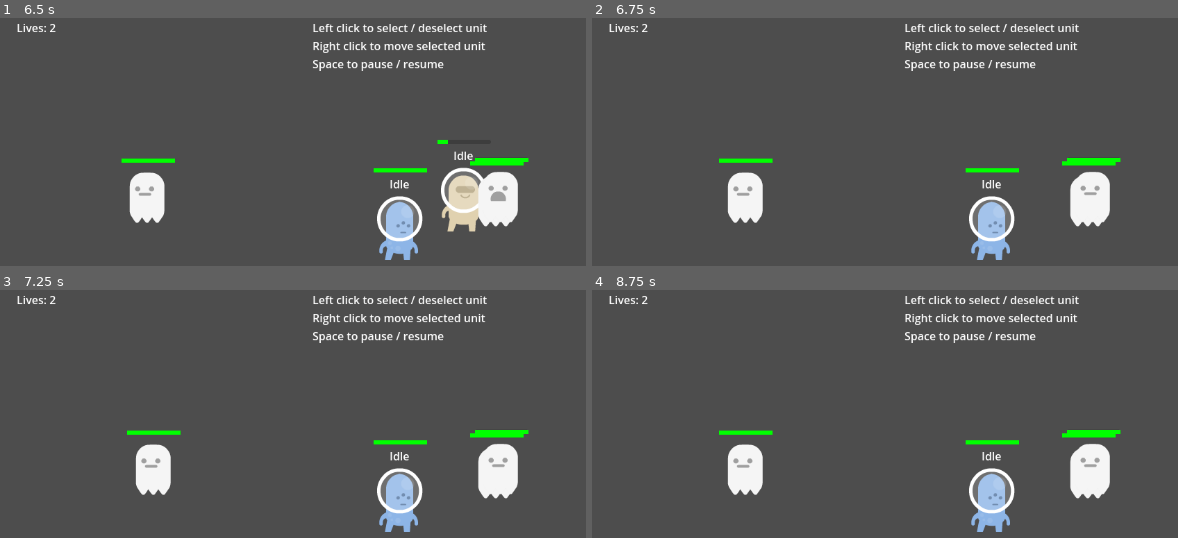
Above: before the commit, frames 1-4 (two rows, left to right).
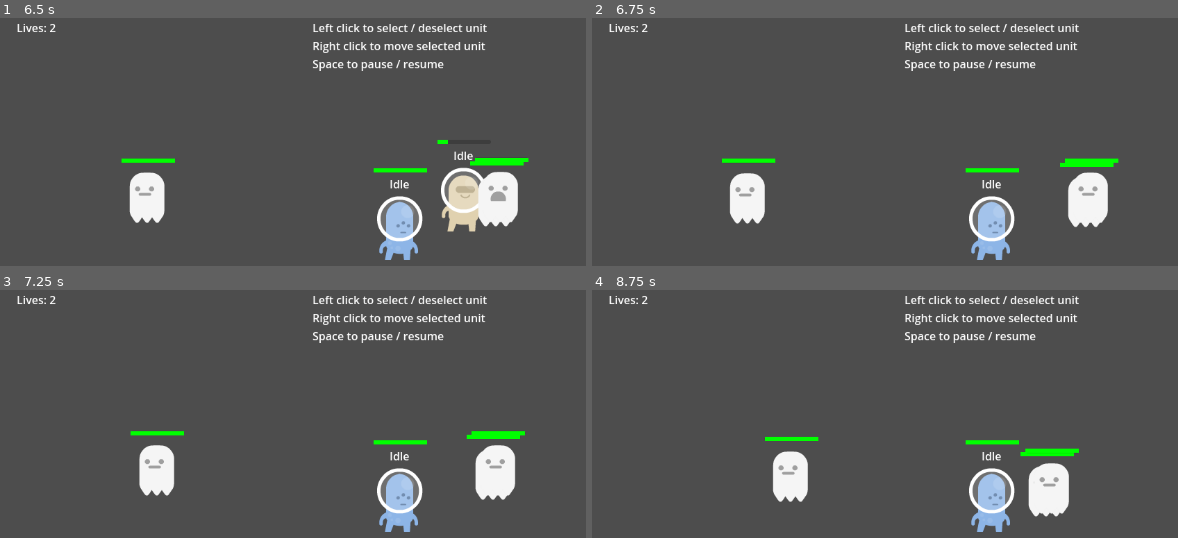
Above: after the commit, the same moments.

Repository: zhang-edward/roguelheart
Game: Godot game, scene res://scenes/Main.tscn
Two runs of this game, one before a commit and one after it. Both use one fixed random seed, a clock stepped at 60 frames per second and the inputs below.
Inputs (mouse positions are in pixels of both pictures, inside the frame that each line leads up to):
- Up to frame 1 (6.5 s): tap Enter every 0.75 s from 0.5 to 4.25 s; move the mouse to (87, 32) at 0.52 s; click (87, 32) at 0.67 s; tap Space at 0.77, 1.52, 3.02, 3.77, 4.52, 6.02 s; move the mouse to (398, 189) at 1.27 s; click (398, 189) at 1.42 s; move the mouse to (462, 161) at 2.02 s; click (462, 161) at 2.17 s; move the mouse to (outside the picture) at 2.77 s; click (outside the picture) at 2.92 s; move the mouse to (outside the picture) at 3.52 s; click (outside the picture) at 3.67 s; move the mouse to (158, 159) at 4.27 s; click (158, 159) at 4.42 s; move the mouse to (439, 228) at 5.02 s; click (439, 228) at 5.17 s; move the mouse to (281, 114) at 5.77 s; click (281, 114) at 5.92 s
- Up to frame 2 (6.75 s): move the mouse to (1166, 206) at 6.52 s; click (1166, 206) at 6.67 s
- Up to frame 3 (7.25 s): tap Space at 6.77 s
- Up to frame 4 (8.75 s): move the mouse to (832, 523) at 7.27 s; click (832, 523) at 7.42 s; tap Space at 7.52 s; move the mouse to (1072, 401) at 8.02 s; click (1072, 401) at 8.17 s

Frame 1 is identical in both runs. In frame 2, 0.8% of the frame differs, in the area x 21-91%, y 56-85%; in frame 3, 1.2%; in frame 4, 5.9%, in the area x 21-91%, y 56-92%.

Commit message:
make enemies attack next living player

Diff:
--- a/scripts/Enemy.gd
+++ b/scripts/Enemy.gd
@@ -12,12 +12,14 @@
 	var y = randi_range( - screen_size.y / 2, screen_size.y / 2)
 
 	position = Vector2(x, y)
-	print("position spawned: " + str(position))
 	healthbar.value = _health
 	healthbar.max_value = _health
 
 func set_attack_target(target: Node2D):
 	_state_machine.transition_to("Attack", {"target": target})
+
+func get_curr_state():
+	return _state_machine.state.name
 
 func take_damage(amt: int) -> void:
 	_health -= amt
--- a/scripts/EnemyPartyManager.gd
+++ b/scripts/EnemyPartyManager.gd
@@ -5,13 +5,13 @@
 
 @export var enemy_scene: PackedScene
 var enemies: Array = []
+var player_party_manager: PlayerPartyManager
 
 # Called when the node enters the scene tree for the first time.
 func _ready():
 	var num_enemies = randi_range(MIN_ENEMIES, MAX_ENEMIES)
-	print("num enemies spawned: " + str(num_enemies))
 
-	var player_party_manager: PlayerPartyManager = get_node("/root/Main/PlayerPartyManager") as PlayerPartyManager
+	player_party_manager = get_node("/root/Main/PlayerPartyManager") as PlayerPartyManager
 	var players = player_party_manager.players
 	for i in range(num_enemies):
 		var enemy = enemy_scene.instantiate() as Enemy
@@ -19,8 +19,11 @@
 		enemy.set_attack_target(players.pick_random())
 		enemies.append(enemy)
 
-
-
 # Called every frame. 'delta' is the elapsed time since the previous frame.
 func _process(delta):
-	pass
+	var living_players = player_party_manager.players.filter(func(p: Player): return !p.is_dead())
+
+	if living_players.size() > 0:
+		for enemy in enemies:
+			if enemy.get_curr_state() == "Idle":
+				enemy.set_attack_target(living_players.pick_random())
--- a/scripts/Player.gd
+++ b/scripts/Player.gd
@@ -18,7 +18,6 @@
 	player_party_manager.add_player(self)
 	healthbar.value = _health
 	healthbar.max_value = _health
-	print(Vector2(1152, 648) * get_canvas_transform())
 
 # Called every frame. 'delta' is the elapsed time since the previous frame.
 func _process(_delta):
